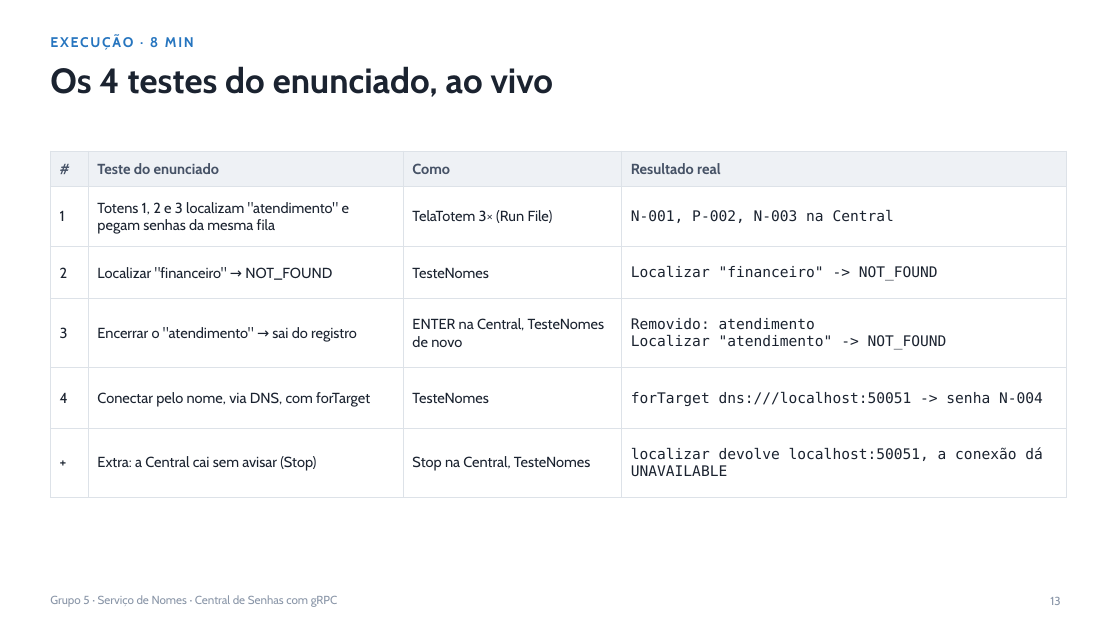
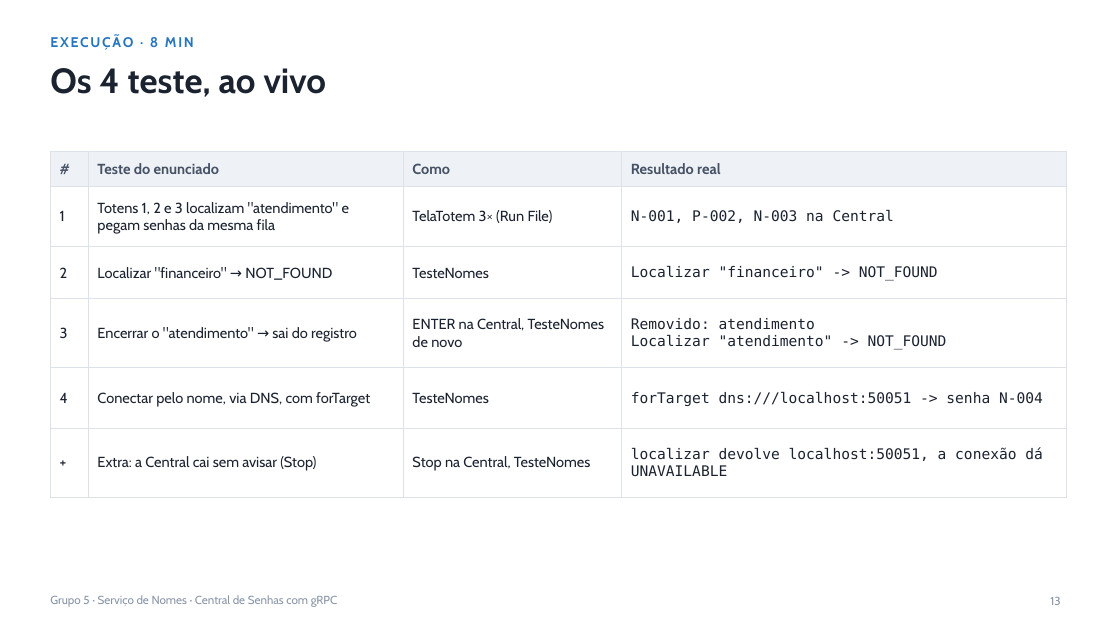
Before and after one commit to hugbrl09/servico-de-nomes-grpc, a slide deck: slide 13 of docs/Grupo5_Servico_de_Nomes_v2.pptx. Drawn at 1120x630 pixels with LibreOffice and Linux fonts; fonts in the diff are those of the drawing. Boxes give left, top, right and bottom in pixels: in the first picture for what was removed or moved away, otherwise in the second. Text is boxed around its words. In the diff, an @@ line names an element or a change of style, - is before the commit and + after.

```diff
--- a/docs/Grupo5_Servico_de_Nomes_v2.pptx
+++ b/docs/Grupo5_Servico_de_Nomes_v2.pptx
@@ title at <box>50,68,326,97</box>: text changed @@
-Os 4 testes do enunciado, ao vivo
+Os 4 teste, ao vivo
```
Also in this commit, not shown: 5 other slides changed, 1 slide removed.
